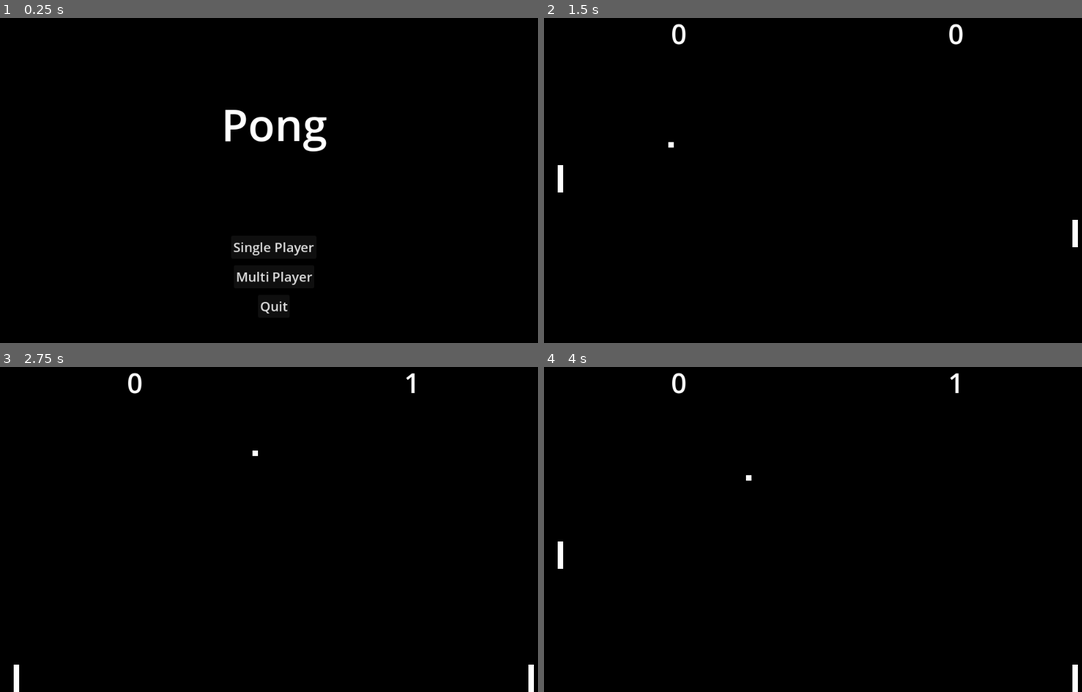
Above: before the commit, frames 1-4 (two rows, left to right).
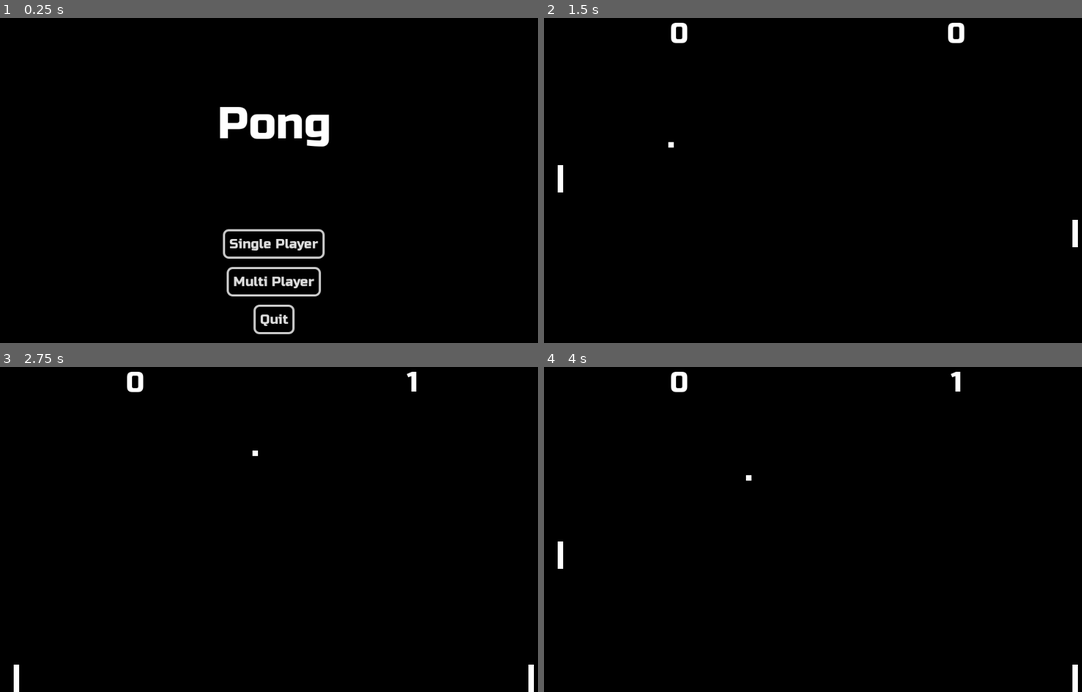
Above: after the commit, the same moments.

Repository: Triavanicus/godot-pong
Game: Godot game, scene res://scenes/MainMenu.tscn
The game is run twice, just before and just after one commit, with the same random seed, the same clock (stepped at 60 frames per second) and the same inputs.
Inputs:
- Up to frame 1 (0.25 s): no input
- Up to frame 2 (1.5 s): click "Multi Player" at 0.5 s; hold Down (right_move_down) from 1.28 s (still down)
- Up to frame 3 (2.75 s): release Down (right_move_down) at 2.03 s; hold S (move_down) from 2.03 s (still down)
- Up to frame 4 (4 s): release S (move_down) at 2.78 s; hold Down (right_move_down) 2.78-3.53 s; tap Enter at 3.5 s; hold W (move_up) from 3.53 s (still down)

The runs differ from the first frame. In frame 1, 2.9% of the frame differs, in the area x 40-62%, y 27-98%; in frame 2, 0.2%; in frame 3, 0.2%; in frame 4, 0.2%.

Commit message:
Updated ui

Diff:
--- /dev/null
+++ b/resources/theme.tres
@@ -0,0 +1,71 @@
+[gd_resource type="Theme" load_steps=6 format=3 uid="uid://bprqryutk3og"]
+
+[ext_resource type="FontFile" uid="uid://cl8w4s1aj7lx" path="res://resources/RussoOne-Regular.ttf" id="1_4y6wl"]
+
+[sub_resource type="StyleBoxFlat" id="StyleBoxFlat_ji6vj"]
+bg_color = Color(0.239216, 0.239216, 0.239216, 1)
+border_width_left = 4
+border_width_top = 4
+border_width_right = 4
+border_width_bottom = 4
+corner_radius_top_left = 10
+corner_radius_top_right = 10
+corner_radius_bottom_right = 10
+corner_radius_bottom_left = 10
+expand_margin_left = 6.0
+expand_margin_top = 6.0
+expand_margin_right = 6.0
+expand_margin_bottom = 6.0
+
+[sub_resource type="StyleBoxFlat" id="StyleBoxFlat_w581d"]
+bg_color = Color(0.239216, 0.239216, 0.239216, 1)
+border_width_left = 4
+border_width_top = 4
+border_width_right = 4
+border_width_bottom = 4
+corner_radius_top_left = 10
+corner_radius_top_right = 10
+corner_radius_bottom_right = 10
+corner_radius_bottom_left = 10
+expand_margin_left = 8.0
+expand_margin_top = 8.0
+expand_margin_right = 8.0
+expand_margin_bottom = 8.0
+
+[sub_resource type="StyleBoxFlat" id="StyleBoxFlat_xfsd0"]
+bg_color = Color(0, 0, 0, 1)
+border_width_left = 4
+border_width_top = 4
+border_width_right = 4
+border_width_bottom = 4
+corner_radius_top_left = 10
+corner_radius_top_right = 10
+corner_radius_bottom_right = 10
+corner_radius_bottom_left = 10
+expand_margin_left = 8.0
+expand_margin_top = 8.0
+expand_margin_right = 8.0
+expand_margin_bottom = 8.0
+
+[sub_resource type="StyleBoxFlat" id="StyleBoxFlat_t32uu"]
+bg_color = Color(0.239216, 0.239216, 0.239216, 1)
+border_width_left = 4
+border_width_top = 4
+border_width_right = 4
+border_width_bottom = 4
+corner_radius_top_left = 10
+corner_radius_top_right = 10
+corner_radius_bottom_right = 10
+corner_radius_bottom_left = 10
+expand_margin_left = 8.0
+expand_margin_top = 8.0
+expand_margin_right = 8.0
+expand_margin_bottom = 8.0
+
+[resource]
+default_font = ExtResource("1_4y6wl")
+Button/constants/outline_size = 0
+Button/styles/focus = SubResource("StyleBoxFlat_ji6vj")
+Button/styles/hover = SubResource("StyleBoxFlat_w581d")
+Button/styles/normal = SubResource("StyleBoxFlat_xfsd0")
+Button/styles/pressed = SubResource("StyleBoxFlat_t32uu")
--- a/scenes/MainMenu.tscn
+++ b/scenes/MainMenu.tscn
@@ -1,6 +1,7 @@
-[gd_scene load_steps=3 format=3 uid="uid://cwh7qy66w1ovc"]
+[gd_scene load_steps=4 format=3 uid="uid://cwh7qy66w1ovc"]
 
 [ext_resource type="Script" path="res://scripts/MainMenu.gd" id="1_b3qgx"]
+[ext_resource type="Theme" uid="uid://bprqryutk3og" path="res://resources/theme.tres" id="2_2blpp"]
 
 [sub_resource type="LabelSettings" id="LabelSettings_m17hn"]
 font_size = 80
@@ -29,48 +30,38 @@
 
 [node name="Label" type="Label" parent="VSplitContainer"]
 layout_mode = 2
+theme = ExtResource("2_2blpp")
 text = "Pong"
 label_settings = SubResource("LabelSettings_m17hn")
 horizontal_alignment = 1
 
 [node name="VBoxContainer" type="VBoxContainer" parent="VSplitContainer"]
 layout_mode = 2
+theme_override_constants/separation = 31
 
-[node name="MarginContainer" type="MarginContainer" parent="VSplitContainer/VBoxContainer"]
-layout_mode = 2
-theme_override_constants/margin_top = 4
-theme_override_constants/margin_bottom = 4
-
-[node name="SingleButton" type="Button" parent="VSplitContainer/VBoxContainer/MarginContainer"]
+[node name="SingleButton" type="Button" parent="VSplitContainer/VBoxContainer"]
 layout_mode = 2
 size_flags_horizontal = 4
 size_flags_vertical = 4
+theme = ExtResource("2_2blpp")
 theme_override_font_sizes/font_size = 24
 text = "Single Player
 "
 
-[node name="MarginContainer2" type="MarginContainer" parent="VSplitContainer/VBoxContainer"]
-layout_mode = 2
-theme_override_constants/margin_top = 4
-theme_override_constants/margin_bottom = 4
-
-[node name="MultiButton" type="Button" parent="VSplitContainer/VBoxContainer/MarginContainer2"]
+[node name="MultiButton" type="Button" parent="VSplitContainer/VBoxContainer"]
 layout_mode = 2
 size_flags_horizontal = 4
+theme = ExtResource("2_2blpp")
 theme_override_font_sizes/font_size = 24
 text = "Multi Player"
 
-[node name="MarginContainer3" type="MarginContainer" parent="VSplitContainer/VBoxContainer"]
-layout_mode = 2
-theme_override_constants/margin_top = 4
-theme_override_constants/margin_bottom = 4
-
-[node name="QuitButton" type="Button" parent="VSplitContainer/VBoxContainer/MarginContainer3"]
+[node name="QuitButton" type="Button" parent="VSplitContainer/VBoxContainer"]
 layout_mode = 2
 size_flags_horizontal = 4
+theme = ExtResource("2_2blpp")
 theme_override_font_sizes/font_size = 24
 text = "Quit"
 
-[connection signal="pressed" from="VSplitContainer/VBoxContainer/MarginContainer/SingleButton" to="." method="_on_single_button_pressed"]
-[connection signal="pressed" from="VSplitContainer/VBoxContainer/MarginContainer2/MultiButton" to="." method="_on_multi_button_pressed"]
-[connection signal="pressed" from="VSplitContainer/VBoxContainer/MarginContainer3/QuitButton" to="." method="_on_quit_button_pressed"]
+[connection signal="pressed" from="VSplitContainer/VBoxContainer/SingleButton" to="." method="_on_single_button_pressed"]
+[connection signal="pressed" from="VSplitContainer/VBoxContainer/MultiButton" to="." method="_on_multi_button_pressed"]
+[connection signal="pressed" from="VSplitContainer/VBoxContainer/QuitButton" to="." method="_on_quit_button_pressed"]
--- a/scenes/game.tscn
+++ b/scenes/game.tscn
@@ -1,13 +1,9 @@
-[gd_scene load_steps=6 format=3 uid="uid://ce4bifuaddccv"]
+[gd_scene load_steps=5 format=3 uid="uid://ce4bifuaddccv"]
 
 [ext_resource type="Script" path="res://scripts/game.gd" id="1_xvbgb"]
 [ext_resource type="PackedScene" uid="uid://dl1jr005hcf8i" path="res://scenes/paddle.tscn" id="2_7l8w4"]
 [ext_resource type="PackedScene" uid="uid://b3os6thr86xua" path="res://scenes/ball.tscn" id="3_aa1e0"]
-
-[sub_resource type="SystemFont" id="SystemFont_y5fnd"]
-
-[sub_resource type="Theme" id="Theme_hivp5"]
-default_font = SubResource("SystemFont_y5fnd")
+[ext_resource type="Theme" uid="uid://bprqryutk3og" path="res://resources/theme.tres" id="4_42vhd"]
 
 [node name="Node2D" type="Node2D"]
 script = ExtResource("1_xvbgb")
@@ -33,34 +29,22 @@
 layout_mode = 2
 size_flags_horizontal = 3
 
-[node name="LeftScore" type="RichTextLabel" parent="Container/CenterContainer"]
+[node name="LeftScore" type="Label" parent="Container/CenterContainer"]
 layout_mode = 2
 size_flags_horizontal = 4
-size_flags_vertical = 4
-theme = SubResource("Theme_hivp5")
-theme_override_font_sizes/normal_font_size = 50
+theme = ExtResource("4_42vhd")
+theme_override_font_sizes/font_size = 50
 text = "0"
-fit_content = true
-scroll_active = false
-autowrap_mode = 0
-deselect_on_focus_loss_enabled = false
-drag_and_drop_selection_enabled = false
 
 [node name="CenterContainer2" type="CenterContainer" parent="Container"]
 layout_mode = 2
 size_flags_horizontal = 3
 
-[node name="RightScore" type="RichTextLabel" parent="Container/CenterContainer2"]
+[node name="RightScore" type="Label" parent="Container/CenterContainer2"]
 layout_mode = 2
 size_flags_horizontal = 4
-size_flags_vertical = 4
-theme = SubResource("Theme_hivp5")
-theme_override_font_sizes/normal_font_size = 50
+theme = ExtResource("4_42vhd")
+theme_override_font_sizes/font_size = 50
 text = "0"
-fit_content = true
-scroll_active = false
-autowrap_mode = 0
-deselect_on_focus_loss_enabled = false
-drag_and_drop_selection_enabled = false
 
 [connection signal="side_hit" from="Ball" to="." method="_on_ball_side_hit"]
--- a/scripts/MainMenu.gd
+++ b/scripts/MainMenu.gd
@@ -2,6 +2,7 @@
 
 var single_game := preload("res://scenes/game.tscn")
 var multi_game := preload("res://scenes/multi_game.tscn")
+var has_focus = false
 
 # Called when the node enters the scene tree for the first time.
 func _ready():
@@ -23,3 +24,8 @@
 
 func _on_quit_button_pressed():
 	get_tree().quit()
+
+func _input(event):
+	if event.is_released() && !has_focus:
+		$VSplitContainer/VBoxContainer/SingleButton.grab_focus()
+		has_focus = !has_focus
Binary file added: resources/RussoOne-Regular.ttf
Not shown, added: resources/RussoOne-Regular.ttf.import
